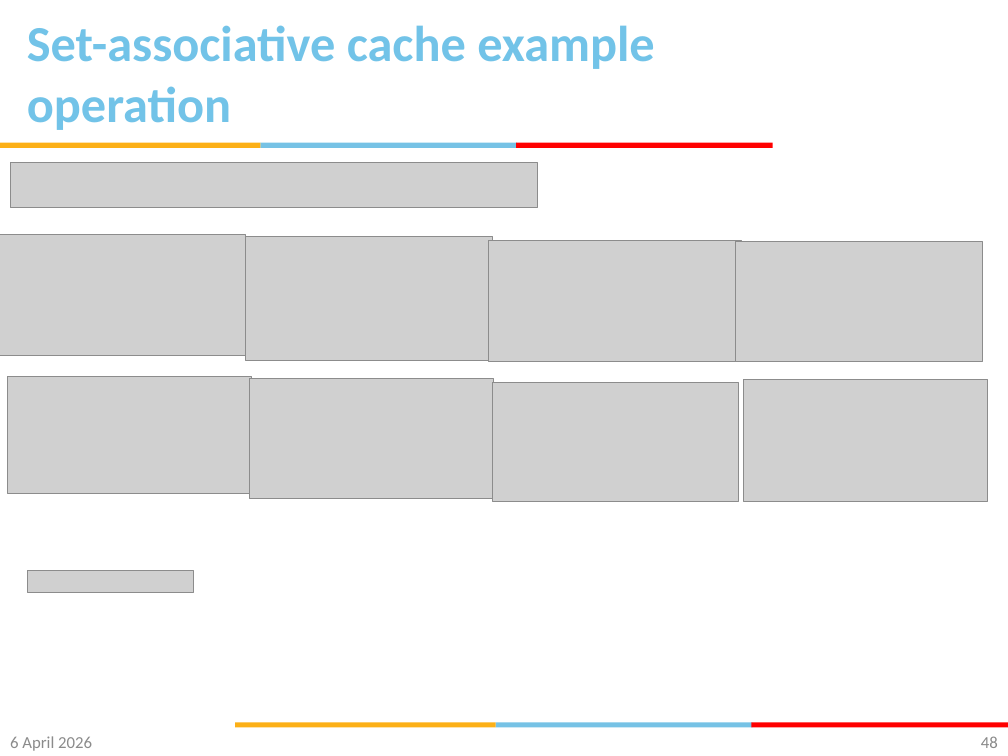
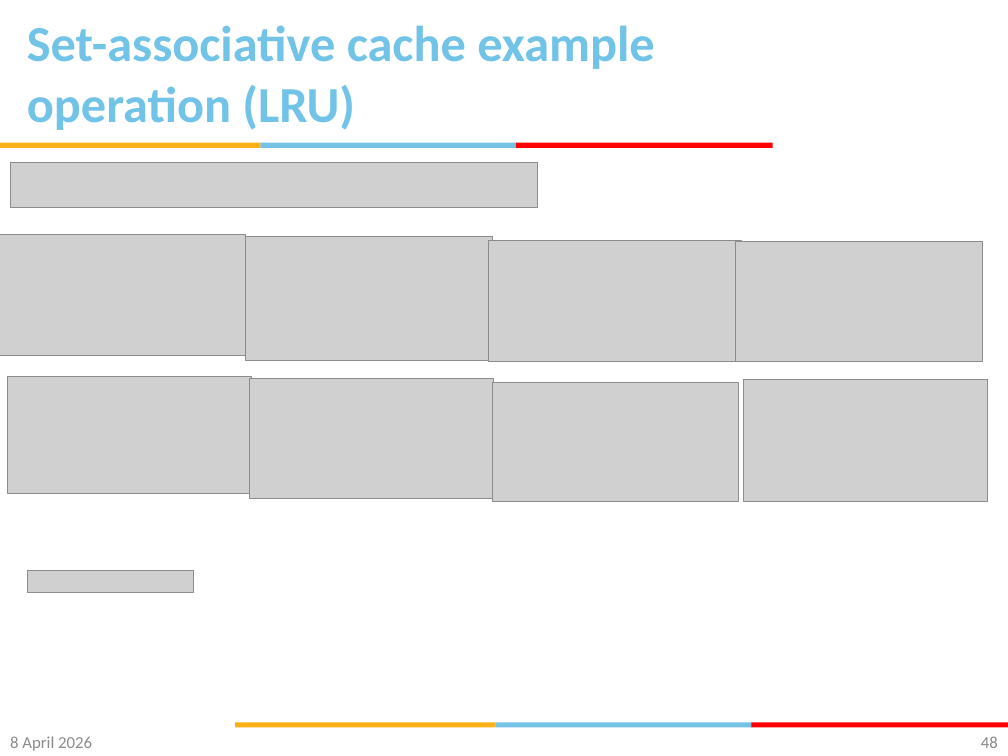
Before and after one commit to gsaurabhr-teaching/csf342-material, a slide deck: slide 48 of Lec-24-29-memory.pptx. Drawn at 1008x756 pixels with LibreOffice and Linux fonts; fonts in the diff are those of the drawing; grey boxes stand for pictures; background and template pictures are left out. Boxes give left, top, right and bottom in pixels: in the first picture for what was removed or moved away, otherwise in the second. Text is boxed around its words. In the diff, an @@ line names an element or a change of style, - is before the commit and + after.

```diff
--- a/Lec-24-29-memory.pptx
+++ b/Lec-24-29-memory.pptx
@@ title at [27,25,655,130]: text changed @@
-Set-associative cache example operation
+Set-associative cache example operation (LRU)
@@ text at [10,736,92,751]: text changed @@
-6 April 2026
+8 April 2026
```
Also in this commit, not shown: 69 other slides changed.
